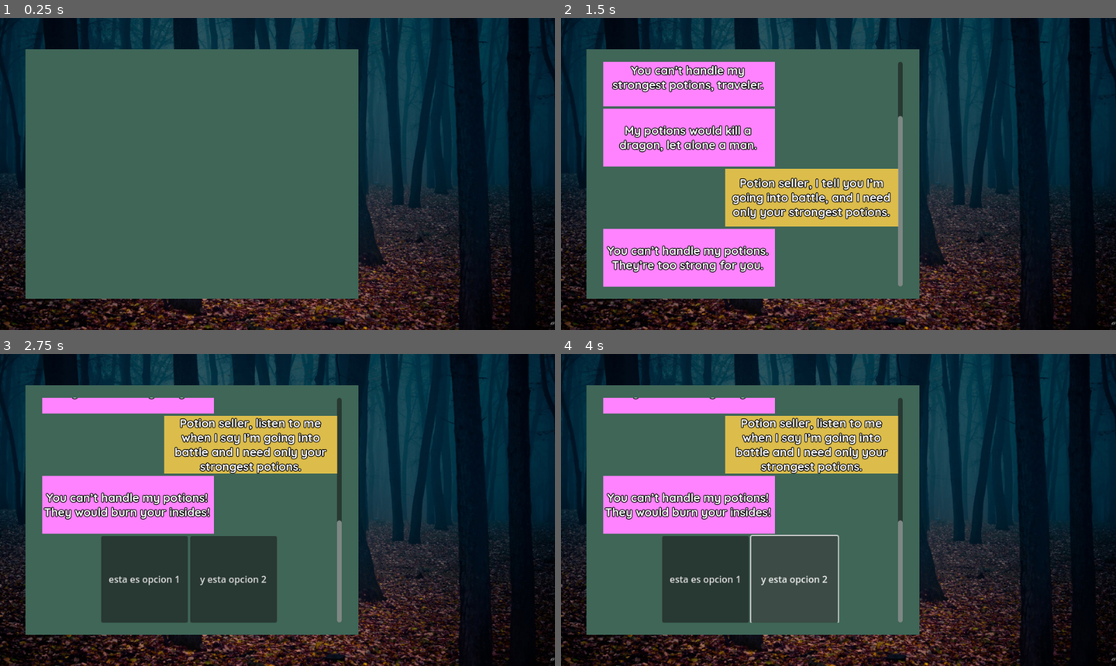
Above: before the commit, frames 1-4 (two rows, left to right).
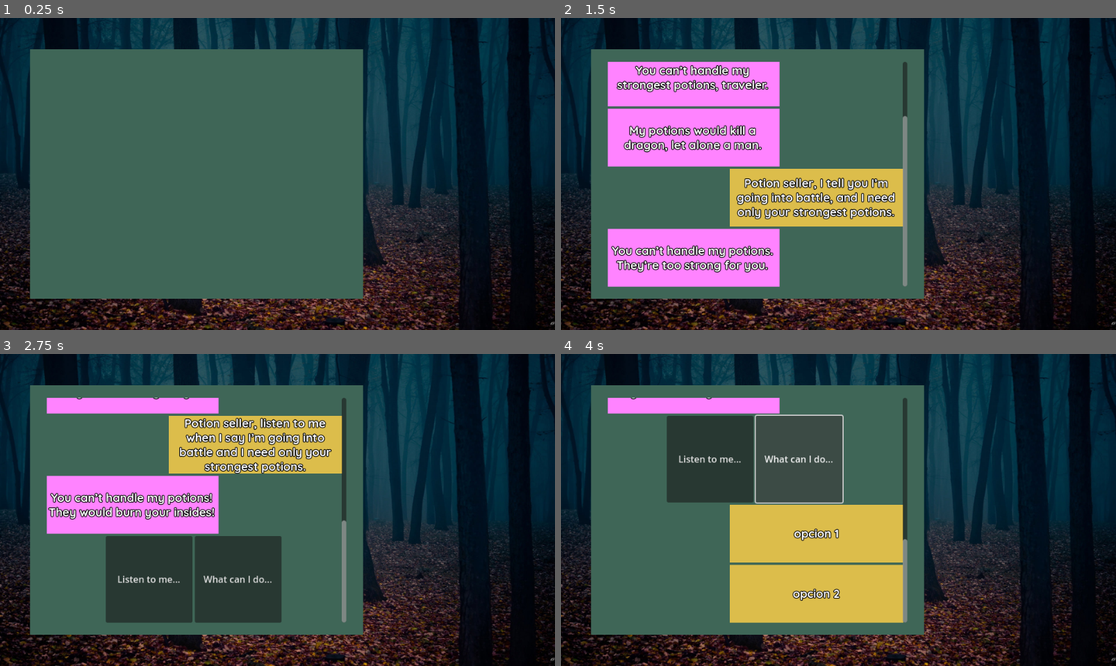
Above: after the commit, the same moments.

Repository: c-dez/furrymon_interlude_prototype
Game: Godot game, scene res://scenes/main/main.tscn
Two runs of this game, one before a commit and one after it. Both use one fixed random seed, a clock stepped at 60 frames per second and the inputs below.
Inputs:
- Up to frame 1 (0.25 s): no input
- Up to frame 2 (1.5 s): tap Enter (ui_accept) at 0.5, 0.6, 0.77, 1.07, 1.35 s
- Up to frame 3 (2.75 s): tap Enter (ui_accept) at 1.52, 1.82, 2.1 s
- Up to frame 4 (4 s): click "esta es opcion 1" (after the commit: "Listen to me...") at 2.75 s; click "y esta opcion 2" (after the commit: "What can I do...") at 3.5 s

The runs differ from the first frame. In frame 1, 1.4% of the frame differs, in the area x 4-66%, y 10-90%; in frame 2, 9.8%; in frame 3, 8.2%; in frame 4, 31%.

Commit message:
empezando opciones multiples

Diff:
--- a/dialogos/dialogo.json
+++ b/dialogos/dialogo.json
@@ -29,15 +29,22 @@
 						"lineas": [
 							"You can’t handle my potions! They would burn your insides!"
 						],
-
-						"siguiente":{
-							"personaje":"opciones",
-							"lineas":[
-								["esta es opcion 1", "y esta opcion 2"]
-							]
-
+						"siguiente": {
+							"personaje": "opciones",
+							"lineas": [
+								[
+									"Listen to me...",
+									"What can I do..."
+								]
+							],
+							"siguiente": {
+								"personaje": "Caballero",
+								"lineas": [
+									"opcion 1",
+									"opcion 2"
+								]
+							}
 						}
-
 					}
 				}
 			}
--- a/scenes/chat_app/chat_app.gd
+++ b/scenes/chat_app/chat_app.gd
@@ -15,6 +15,9 @@
 var index: int = 0
 
 var text_content: String
+
+var branch_1:String = "siguiente"
+var branch_2:String = "branch_2"
 
 
 func _ready() -> void:
@@ -34,18 +37,6 @@
 
 	pass
 
-# func imprimir_opciones() -> void:
-# 	var instance: OptionsBtns = options_btns.instantiate()
-# 	v_box.add_child(instance)
-# 	instance.option_1.text = "texto1"
-# 	instance.option_2.text = "texto2"
-# 	#senales
-# 	instance.option_1.connect("pressed", Callable(self, "_on_option_1_pressed").bind(instance.option_1.text))
-# 	instance.option_2.connect("pressed", Callable(self, "_on_option_2_pressed").bind(instance.option_2.text))
-
-# 	await get_tree().process_frame
-# 	scroll_container.ensure_control_visible(instance)
-
 
 func imprimir_linea() -> void:
 	if dialogo_actual == null:
@@ -64,6 +55,7 @@
 			await get_tree().process_frame
 			scroll_container.ensure_control_visible(instance)
 			index += 1
+
 		elif personaje == "opciones":
 			var instance: OptionsBtns = options_btns.instantiate()
 			v_box.add_child(instance)
@@ -76,7 +68,8 @@
 
 			await get_tree().process_frame
 			scroll_container.ensure_control_visible(instance)
-			index += 1
+			index += 2
+
 		else:
 			var instance: LeftChatBox = left_chat.instantiate()
 			v_box.add_child(instance)
@@ -104,8 +97,10 @@
 
 
 func _on_option_1_pressed(text: String):
+	imprimir_linea()
 	print(text)
 
 
 func _on_option_2_pressed(text: String):
+	imprimir_linea()
 	print(text)
--- a/scenes/main/main.tscn
+++ b/scenes/main/main.tscn
@@ -1,7 +1,8 @@
-[gd_scene load_steps=3 format=3 uid="uid://cwlddgg8x7ccb"]
+[gd_scene load_steps=4 format=3 uid="uid://cwlddgg8x7ccb"]
 
 [ext_resource type="Texture2D" uid="uid://cif6yxm51mqxl" path="res://assets/images/1020739-3316-169-Aspect-Ratio-s-SFW-forest-autumn-land.png" id="1_iuonh"]
 [ext_resource type="PackedScene" uid="uid://b350hvy60n7fg" path="res://scenes/chat_app/chat_app.tscn" id="2_k2fmo"]
+[ext_resource type="Texture2D" uid="uid://bie3fbw5s3m81" path="res://nsfw/photos/malin-falch-potionseller-small.jpg" id="2_l3cfh"]
 
 [node name="Main" type="Control"]
 layout_mode = 3
@@ -21,7 +22,31 @@
 texture = ExtResource("1_iuonh")
 expand_mode = 2
 
-[node name="InteractiveMenu" parent="." instance=ExtResource("2_k2fmo")]
+[node name="PhotoFrame" type="Control" parent="."]
 layout_mode = 1
-offset_left = -148.0
-offset_right = -148.0
+anchor_left = 0.706
+anchor_top = 0.1
+anchor_right = 1.0
+anchor_bottom = 0.9
+offset_left = -19.7599
+offset_right = -19.7599
+
+[node name="SubViewportContainer" type="SubViewportContainer" parent="PhotoFrame"]
+clip_contents = true
+layout_mode = 1
+anchors_preset = 15
+anchor_right = 1.0
+anchor_bottom = 1.0
+grow_horizontal = 2
+grow_vertical = 2
+
+[node name="Sprite2D" type="Sprite2D" parent="PhotoFrame/SubViewportContainer"]
+position = Vector2(-92, -15)
+scale = Vector2(0.5, 0.5)
+texture = ExtResource("2_l3cfh")
+centered = false
+
+[node name="ChatApp" parent="." instance=ExtResource("2_k2fmo")]
+layout_mode = 1
+offset_left = -140.0
+offset_right = -140.0
